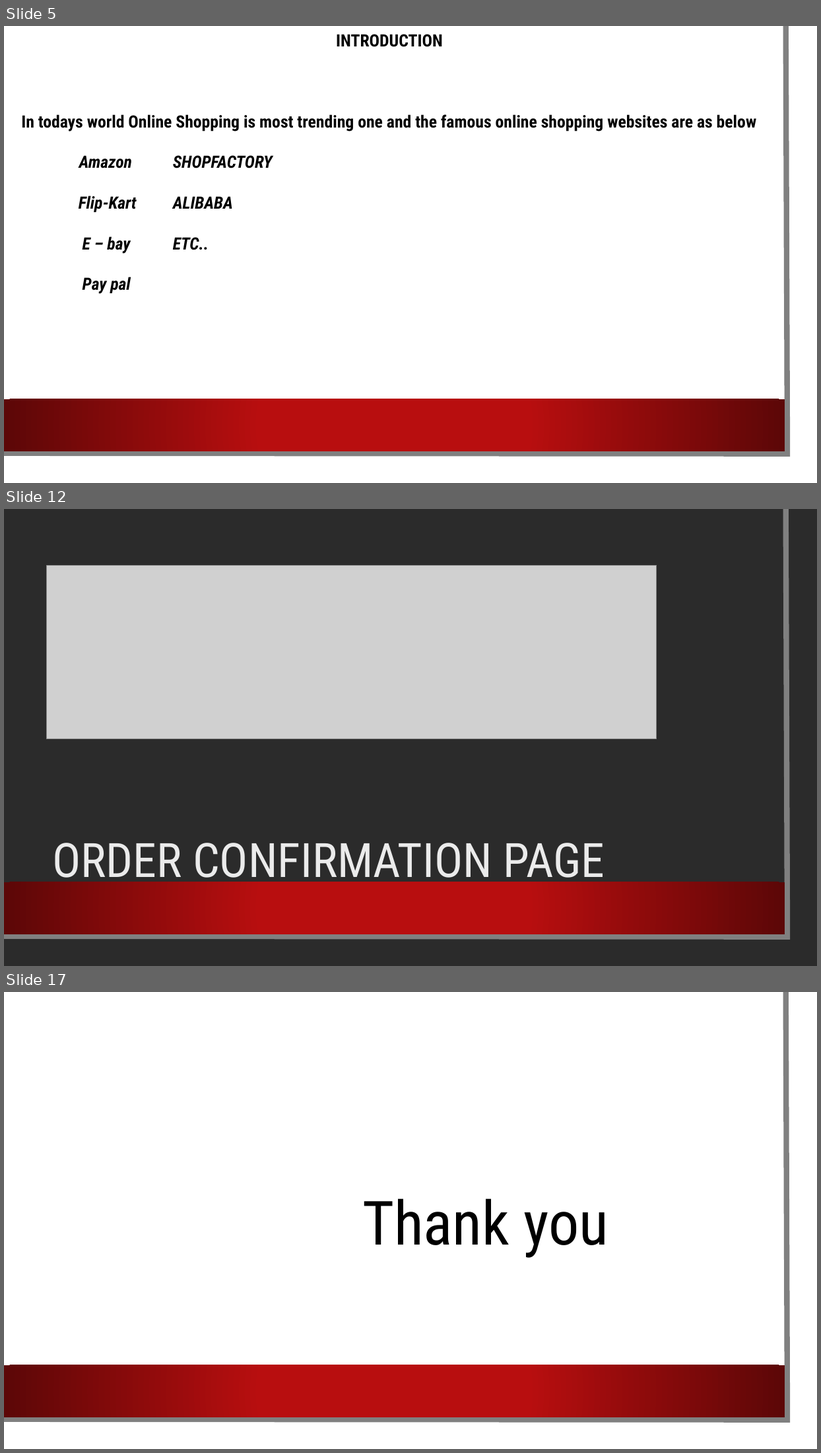
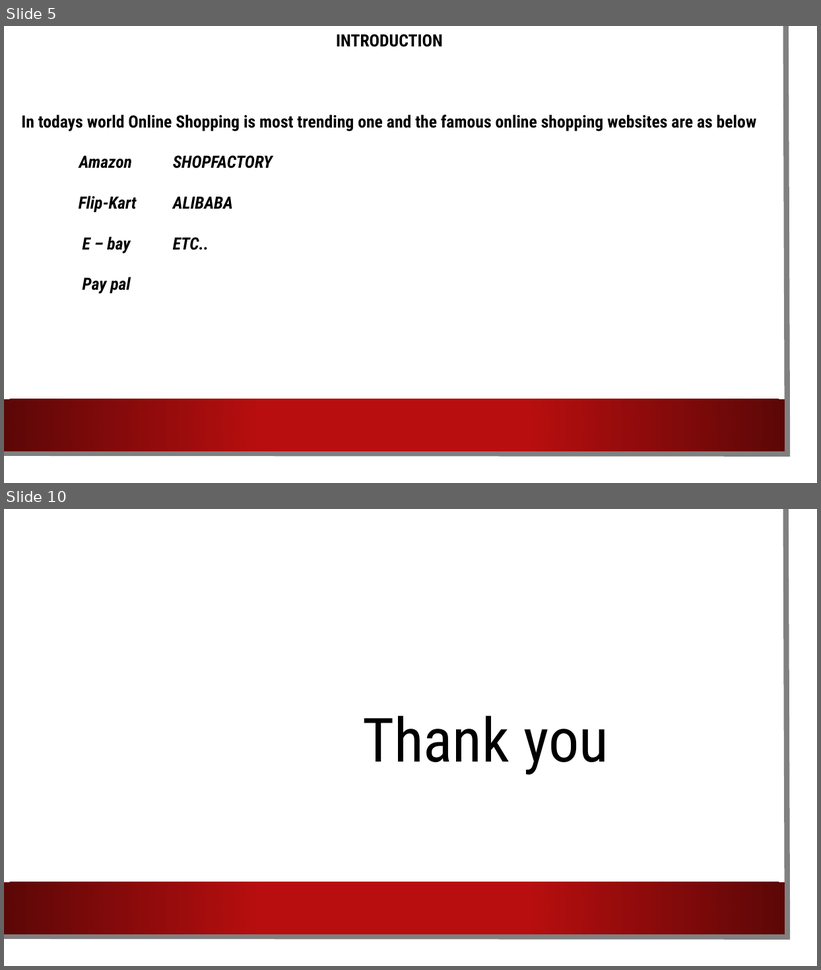
Before and after one commit to saairaam/niit-, a slide deck: ECOMMERCE PROJECT FOR ONLINE SHOPPING (1).pptx. Shown one above the other, each under a label of ours: slides 5, 12 and 17 before the commit, slides 5 and 10 after it; the slides between them are not shown. The pictures are 821x1453 and 821x970 pixels, drawn with LibreOffice and Linux fonts; fonts in the diff are those of the drawing; grey boxes stand for pictures; background and template pictures are left out; a plain dark background stands for a picture behind light text. Boxes give left, top, right and bottom in pixels: in the first picture for what was removed or moved away, otherwise in the second. Text is boxed around its words. In the diff, an @@ line names an element or a change of style, - is before the commit and + after.

```diff
--- a/ECOMMERCE PROJECT FOR ONLINE SHOPPING (1).pptx
+++ b/ECOMMERCE PROJECT FOR ONLINE SHOPPING (1).pptx
@@ slide 12 removed at <box>4,509,817,966</box>, background picture (left out); not listed: 3 template elements that a slide beside it also shows @@
@@ picture removed at <box>46,565,657,739</box> @@
@@ title removed at <box>53,843,605,889</box> @@
-ORDER CONFIRMATION PAGE
@@ what was slide 17 is now slide 10 @@
```
Also in this commit, not shown: 4 slides changed, 6 other slides removed.
